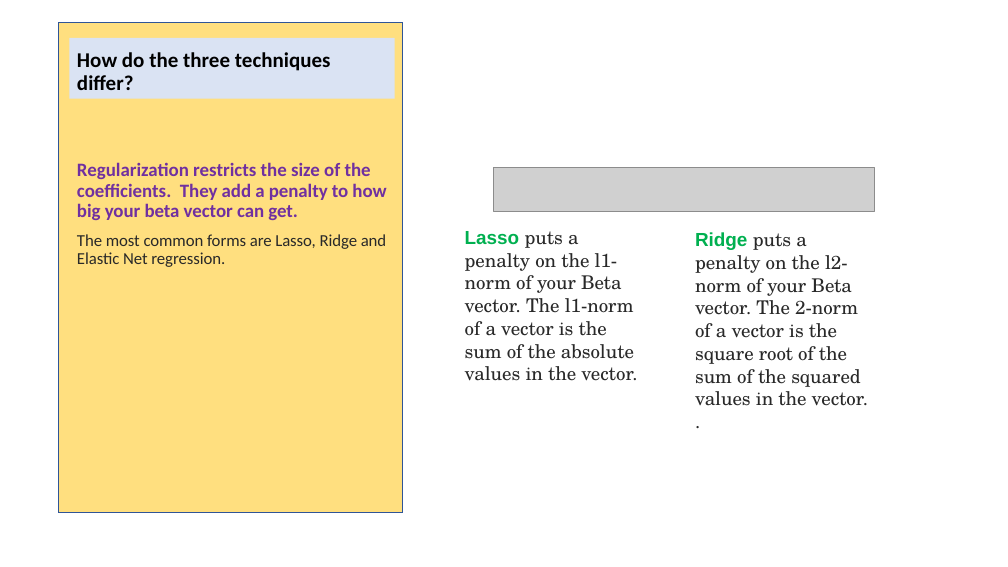
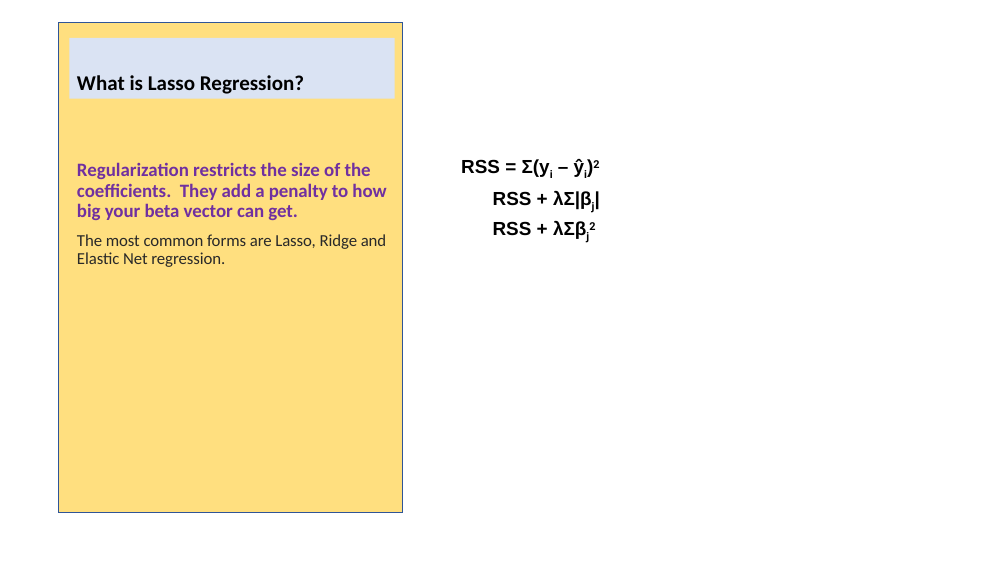
Before and after one commit to ericonsi/CUNY_624, a slide deck: slide 4 of presentation/Presentation.pptx. Drawn at 1008x567 pixels with LibreOffice and Linux fonts; fonts in the diff are those of the drawing; grey boxes stand for pictures. Boxes give left, top, right and bottom in pixels: in the first picture for what was removed or moved away, otherwise in the second. Text is boxed around its words. In the diff, an @@ line names an element or a change of style, - is before the commit and + after.

```diff
--- a/presentation/Presentation.pptx
+++ b/presentation/Presentation.pptx
@@ title at (77,75,304,94): text changed @@
-How do the three techniques differ?
+What is Lasso Regression?
@@ text added at (461,159,599,177), 18 pt, text #000000, bold @@
+RSS = Σ(yi – ŷi)2
@@ picture removed at (494,167,875,211) @@
@@ text added at (493,191,592,209), 18 pt, text #000000, bold @@
+RSS + λΣ|βj|
@@ text removed at (465,231,637,381) @@
-Lasso puts a penalty on the l1-norm of your Beta vector. The l1-norm of a vector is the sum of the absolute values in the vector.
@@ text added at (493,221,532,236), 18 pt, text #000000, bold @@
+RSS + λΣβj2
@@ text removed at (695,232,868,406) @@
-Ridge puts a penalty on the l2-norm of your Beta vector. The 2-norm of a vector is the square root of the sum of the squared values in the vector.
-.
```
Also in this commit, not shown: 2 other slides changed, 4 other files.
